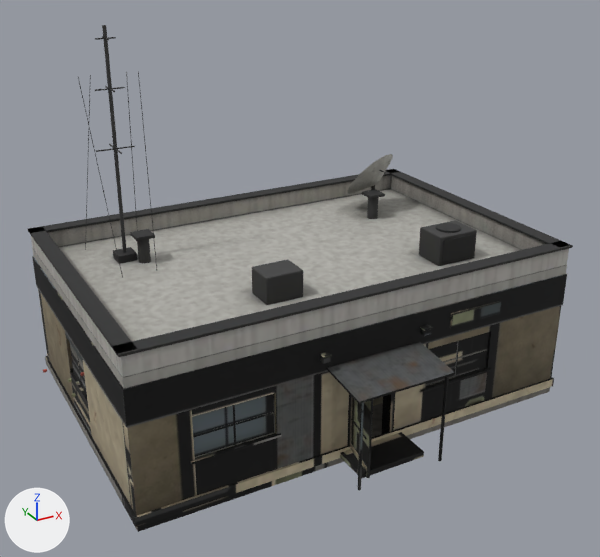
What one commit did to the glTF model sp-data/bldD.glb.
Both versions are drawn from a camera (50 mm lens) standing at (-9.83, -18.27, 12.09) and looking at (-0.24, -0.83, 3.37). Every picture has the same lights, and +X, +Y and +Z are marked at lower left. The picture after the commit comes second. Where no turn or scale is listed for an object, it has been applied to the vertices. Vertices at exactly the same position are counted once.

The first picture shows 'BldD_Roof', 'BldD_Shell' and 1 more.
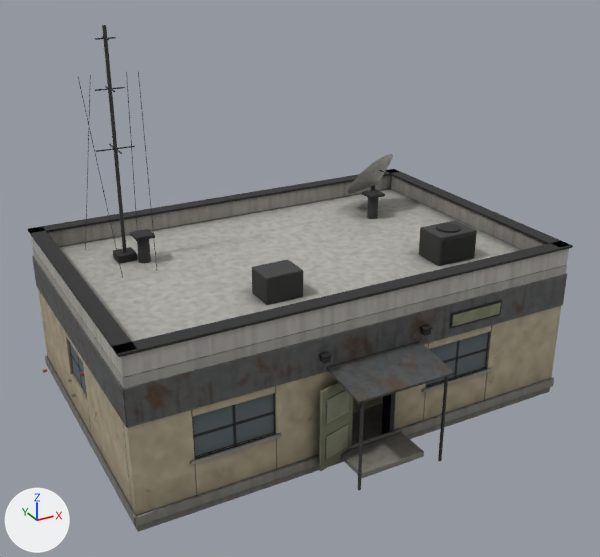
Changed parts and their boxes [x1, y1, x2, y2] in the pictures (600 x 557 px; the box of a moved part takes in the faces that stretch with it):
'BldD_Shell', reshaped, surface changed (lighter)
    both: [32, 256, 567, 532]
part 1 of me_bldd_shell, moved or reshaped
    before: [351, 397, 373, 478]
    after: [319, 382, 353, 471]
part 2 of me_bldd_shell, moved or reshaped (not visible before)
    after: [326, 390, 350, 425]
part 3 of me_bldd_shell, moved or reshaped (not visible before)
    after: [326, 424, 349, 460]
part 4 of me_bldd_shell, moved or reshaped (not visible afterwards)
    before: [350, 442, 368, 478]
part 5 of me_bldd_shell, surface changed (lighter)
    both: [32, 256, 567, 532]

The change in detail:
me_bldd_shell has 1012 vertices, 1800 faces and spans x -7.03..7.03, y -4.87..4.73, z -1.74..2.28.
me_bldd_shell is used by ob_bldd_shell; location (0.97, -0.53, 1.54).
me_bldd_shell part 1: the loose piece of 56 vertices spanning x -1.74..-1.49, y -4.55..-3.48, z -1.53..0.65 is turned -65 degrees about the z axis through its middle, then moved by (-0.44, 0.4, 0.0).
me_bldd_shell part 2: the loose piece of 8 vertices spanning x -1.66..-1.5, y -4.4..-3.64, z -0.28..0.38 is turned -65 degrees about the z axis through its middle, then moved by (-0.46, 0.37, 0.0).
me_bldd_shell part 3: the loose piece of 8 vertices spanning x -1.66..-1.5, y -4.4..-3.64, z -1.27..-0.61 is turned -65 degrees about the z axis through its middle, then moved by (-0.46, 0.37, 0.0).
me_bldd_shell part 4: the loose piece of 8 vertices spanning x -1.75..-1.56, y -4.53..-3.49, z -1.52..-1.22 is turned -65 degrees about the z axis through its middle, then moved by (-0.41, 0.43, 0.0).
me_bldd_shell part 5: texture (UV) coordinates of 1790 of 1800 faces, centred in x -7.03..7.03, y -4.87..4.73, z -1.74..2.28, changed; they spanned u 0.0..0.99, v 0.0..1.0 and now span u 0.0..1.0, v 0.0..1.0.
